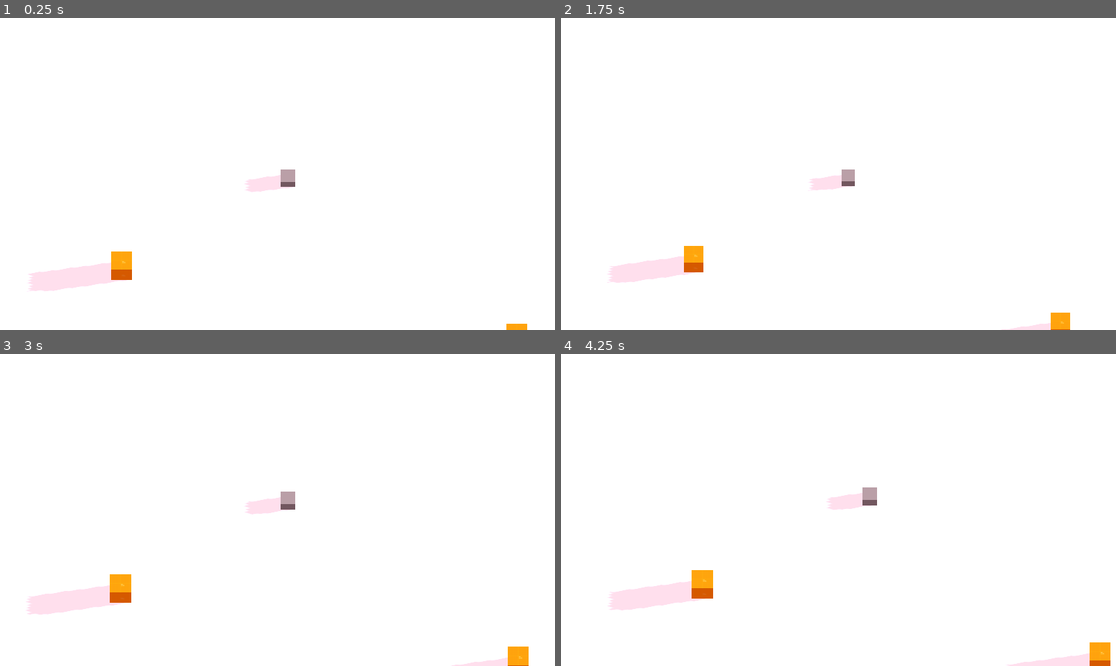
Above: before the commit, frames 1-4 (two rows, left to right).
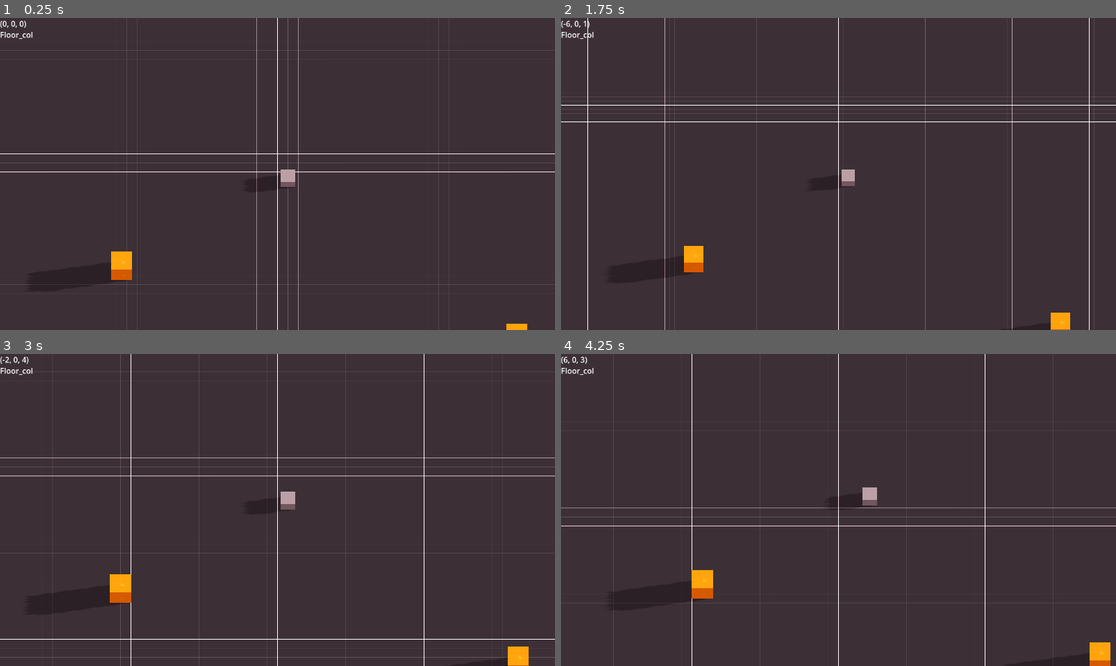
Above: after the commit, the same moments.

Repository: jorie100/Lander
Game: Godot game, scene res://scenes/DebugScene.tscn
Same seed, same stepped clock (60 frames per second), same inputs: the game is played once before the commit and once after it.
Inputs (mouse positions are in pixels of both pictures, inside the frame that each line leads up to):
- Up to frame 1 (0.25 s): no input
- Up to frame 2 (1.75 s): tap Enter at 0.5 s; move the mouse to (960, 158) at 0.52 s; press the mouse at (960, 158) at 0.53 s; tap Space at 1.25 s; move the mouse to (727, 189) at 1.27 s; release the mouse at (727, 189) at 1.28 s; tap Mouse wheel down (cam_zoom_down) at 1.35 s
- Up to frame 3 (3 s): move the mouse to (333, 441) at 2.02 s; tap Mouse wheel up (cam_zoom_up) at 2.1 s; move the mouse to (249, 572) at 2.77 s; tap S (camera_down) at 2.85 s
- Up to frame 4 (4.25 s): tap Enter at 3.5 s; move the mouse to (1005, 556) at 3.52 s; tap A (camera_left) at 3.6 s

The runs differ from the first frame. In frame 1, 99% of the frame differs, in the area x 0-100%, y 0-100%; in frame 2, 99%; in frame 3, 99%; in frame 4, 99%.

Commit message:
Floor mesh changed

Diff:
--- a/scenes/DebugScene.tscn
+++ b/scenes/DebugScene.tscn
@@ -10,13 +10,12 @@
 [ext_resource type="Material" uid="uid://cqlp7kufgqtba" path="res://assets/materials/structures/preview_buildable.tres" id="5_xxv2k"]
 [ext_resource type="Material" uid="uid://bopvtyrfl120p" path="res://assets/materials/structures/preview_not_buildable.tres" id="6_bchxv"]
 [ext_resource type="PackedScene" uid="uid://0n25bdi0ds4f" path="res://scenes/player/Player.tscn" id="7_1qfo7"]
-[ext_resource type="Shader" path="res://scripts/shaders/procedural_material.gdshader" id="9_ifo6v"]
-[ext_resource type="Texture2D" uid="uid://d0fdhfm55f6x0" path="res://assets/materials/prototype_materials/textures/dark/texture_11.png" id="10_vhpkl"]
 
-[sub_resource type="ArrayMesh" id="ArrayMesh_78yug"]
+[sub_resource type="ArrayMesh" id="ArrayMesh_7p30f"]
 _surfaces = [{
 "aabb": AABB(-8, 0, -8, 16, 1e-05, 16),
-"format": 34359742471,
+"attribute_data": PackedByteArray(0, 0, 0, 0, 0, 0, 0, 0, 0, 0, 128, 63, 0, 0, 0, 0, 0, 0, 128, 63, 0, 0, 128, 63, 0, 0, 0, 0, 0, 0, 128, 63),
+"format": 34359742487,
 "index_count": 6,
 "index_data": PackedByteArray(0, 0, 1, 0, 2, 0, 0, 0, 2, 0, 3, 0),
 "material": ExtResource("4_ip3fi"),
@@ -26,15 +25,7 @@
 "vertex_data": PackedByteArray(0, 0, 0, 193, 0, 0, 0, 0, 0, 0, 0, 193, 0, 0, 0, 65, 0, 0, 0, 0, 0, 0, 0, 193, 0, 0, 0,  …(211 unchanged characters)…
 }]
 
-[sub_resource type="ShaderMaterial" id="ShaderMaterial_1po11"]
-render_priority = 0
-shader = ExtResource("9_ifo6v")
-shader_parameter/scale = 20.0
-shader_parameter/seed = Vector2(0, 0)
-shader_parameter/factor = 0.0
-shader_parameter/tiles_tex = ExtResource("10_vhpkl")
-
-[sub_resource type="ConcavePolygonShape3D" id="ConcavePolygonShape3D_68ygn"]
+[sub_resource type="ConcavePolygonShape3D" id="ConcavePolygonShape3D_jioh8"]
 data = PackedVector3Array(-8, 0, -8, 8, 0, -8, 8, 0, 8, -8, 0, -8, 8, 0, 8, -8, 0, 8)
 
 [sub_resource type="Environment" id="Environment_r7bvf"]
@@ -60,15 +51,13 @@
 [node name="StructuresContainer" type="Node" parent="WorldGenerator"]
 
 [node name="Floor" parent="." instance=ExtResource("1_16ih5")]
-mesh = SubResource("ArrayMesh_78yug")
-surface_material_override/0 = SubResource("ShaderMaterial_1po11")
+mesh = SubResource("ArrayMesh_7p30f")
 material = ExtResource("4_ip3fi")
 
 [node name="Floor_col" type="StaticBody3D" parent="Floor"]
-collision_mask = 0
 
 [node name="CollisionShape3D" type="CollisionShape3D" parent="Floor/Floor_col"]
-shape = SubResource("ConcavePolygonShape3D_68ygn")
+shape = SubResource("ConcavePolygonShape3D_jioh8")
 
 [node name="MainCamera" parent="." instance=ExtResource("4_gwgv0")]
 transform = Transform3D(1, 0, 0, 0, 0.5, 0.866025, 0, -0.866025, 0.5, 0, 90, 52.0788)
--- a/scripts/procedural/procedural_plane.gd
+++ b/scripts/procedural/procedural_plane.gd
@@ -43,11 +43,19 @@
 		]
 	)
 
+	var uvs := PackedVector2Array([
+		Vector2(0, 0),
+		Vector2(1, 0),
+		Vector2(1, 1),
+		Vector2(0, 1)
+	])
+
 	# Crear y agregar la primera cara
 	var array = []
 	array.resize(Mesh.ARRAY_MAX)
 	array[Mesh.ARRAY_VERTEX] = vertices
 	array[Mesh.ARRAY_INDEX] = indices
+	array[Mesh.ARRAY_TEX_UV] = uvs
 	array[Mesh.ARRAY_NORMAL] = normals
 	a_mesh.add_surface_from_arrays(Mesh.PRIMITIVE_TRIANGLES, array)
 	a_mesh.surface_set_material(0, material)  # Material para la segunda cara
@@ -64,14 +72,14 @@
 		gen_mesh()
 		update = false
 
-	# Cambiar las capas de colisiones a la asignada para "floor"
-	if self.get_child_count() > 0:
-		if "collision_layer" in self.get_child(0):
-			if self.get_child(0).collision_layer != 1:
-				self.get_child(0).collision_layer = 1
-		if "collision_mask" in self.get_child(0):
-			if self.get_child(0).collision_mask != 0:
-				self.get_child(0).collision_mask = 0
+		# Cambiar las capas de colisiones a la asignada para "floor"
+		if self.get_child_count() > 0:
+			if "collision_layer" in self.get_child(0):
+				if self.get_child(0).collision_layer != 1:
+					self.get_child(0).collision_layer = 1
+			if "collision_mask" in self.get_child(0):
+				if self.get_child(0).collision_mask != 0:
+					self.get_child(0).collision_mask = 0
 
 # Funcion para cambiar el tamaño del piso, borrar colisiones previas y generar mesh y colisiones de nuevo
 func update_size(updated_width, updated_height):
Not shown: 1 places in scenes/DebugScene.tscn that only renumber resources
